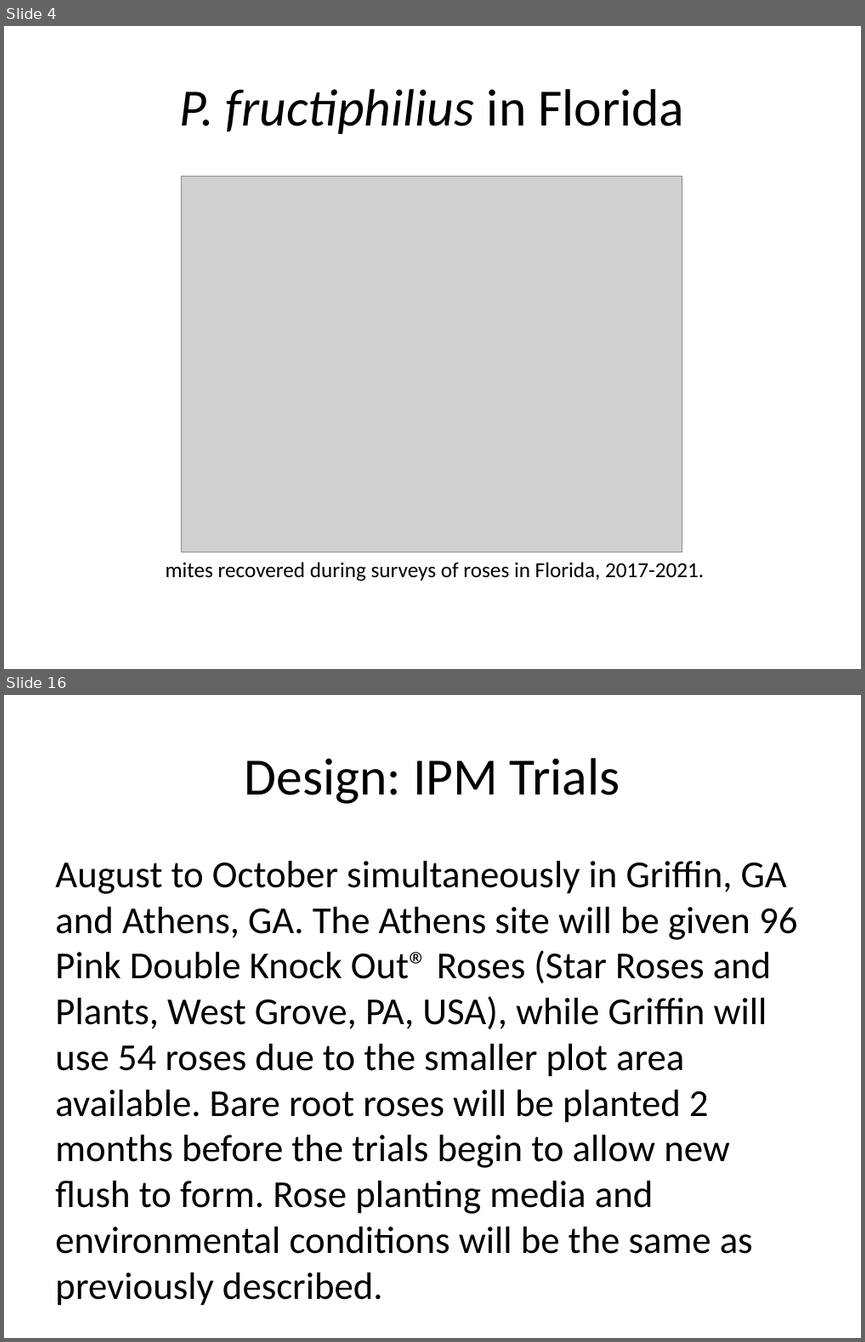
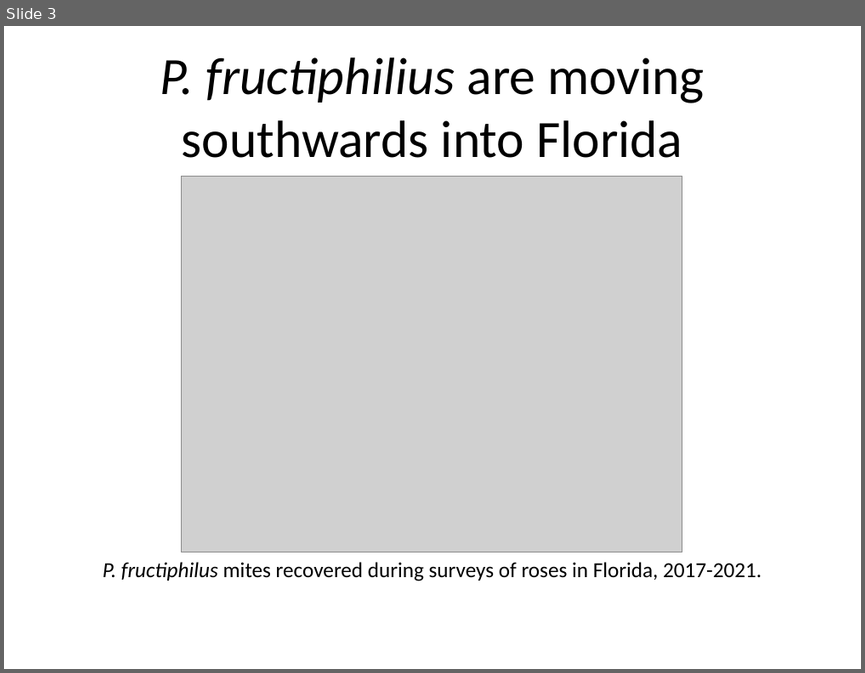
Before and after one commit to fiferworks/conference-presentations, a slide deck: asa-presentation-2021-denver.pptx. Shown one above the other, each under a label of ours: slides 4 and 16 before the commit, slide 3 after it; the slides between them are not shown. The pictures are 865x1342 and 865x673 pixels, drawn with LibreOffice and Linux fonts; fonts in the diff are those of the drawing; grey boxes stand for pictures. Boxes give left, top, right and bottom in pixels: in the first picture for what was removed or moved away, otherwise in the second. Text is boxed around its words. In the diff, an @@ line names an element or a change of style, - is before the commit and + after.

```diff
--- a/asa-presentation-2021-denver.pptx
+++ b/asa-presentation-2021-denver.pptx
@@ slide 16 removed at (4,695,861,1338), background #FFFFFF @@
@@ title removed at (245,758,619,804) @@
-Design: IPM Trials
@@ text removed at (55,861,797,1253) @@
-August to October simultaneously in Griffin, GA and Athens, GA. The Athens site will be given 96 Pink Double Knock Out® Roses (Star Roses and Plants, West Grove, PA, USA), while Griffin will use 54 roses due to the smaller plot area available. Bare root roses will be planted 2 months before the trials begin to allow new flush to form. Rose planting media and environmental conditions will be the same as previously described.
@@ what was slide 4 is now slide 3 @@
@@ slide 3 changed as well @@
@@ title at (160,57,704,158): text changed; italic off @@
-P. fructiphilius in Florida
+P. fructiphilius are moving southwards into Florida
@@ text at (103,562,761,581): text changed @@
-mites recovered during surveys of roses in Florida, 2017-2021.
+P. fructiphilus mites recovered during surveys of roses in Florida, 2017-2021.
```
Also in this commit, not shown: 3 other slides changed, 1 slide added, 28 other slides removed, 56 other files.
